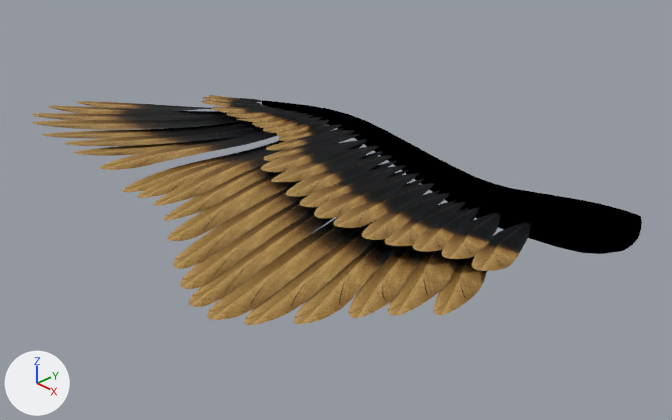
What one commit did to the Blender file Creatures/BirdBased/wing rig.blend.
Rendered twice from a camera (50 mm lens) standing at (0.0937, -0.0661, 0.0512) and looking at (0.0084, 0.0143, -0.0063). Lighting does not change. The marker at lower left points along +X, +Y and +Z.

Objects in the first picture: 'Cube', 'L feathers', 'M feathers'.
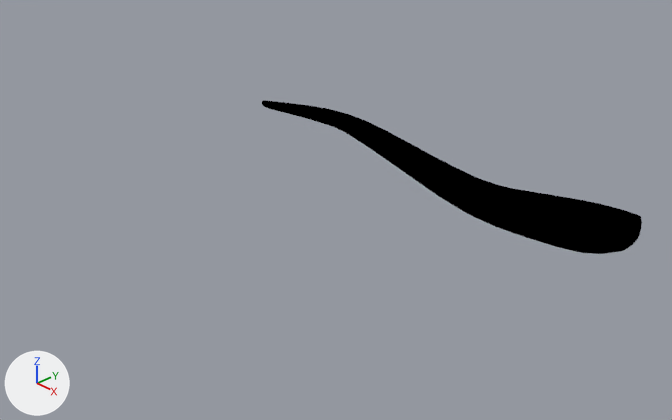
Where the newer file only moved an object's origin or applied its transform, the numbers keep the older frame.

Patch to the scene script:
```diff
--- a/Creatures/BirdBased/wing rig.blend.py
+++ b/Creatures/BirdBased/wing rig.blend.py
@@ ob_m_feathers @@
 _m = ob_m_feathers.modifiers.new('Subdivision', 'SUBSURF')
+ob_m_feathers.hide_set(True)
@@ ob_l_feathers @@
 _m = ob_l_feathers.modifiers.new('Subdivision', 'SUBSURF')
+ob_l_feathers.hide_set(True)
```

Where the change shows, as pixel boxes (x1, y1, x2, y2) in the pictures (672 x 420 px):
'L feathers', hidden: before (31, 101, 487, 325)
'M feathers', hidden: before (201, 95, 531, 271)
